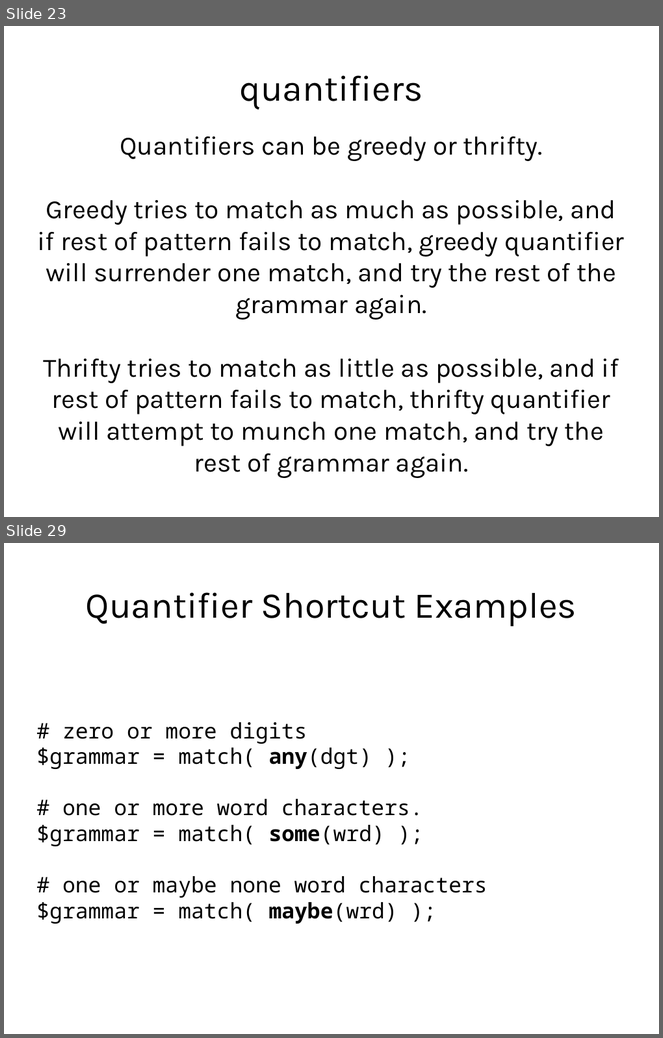
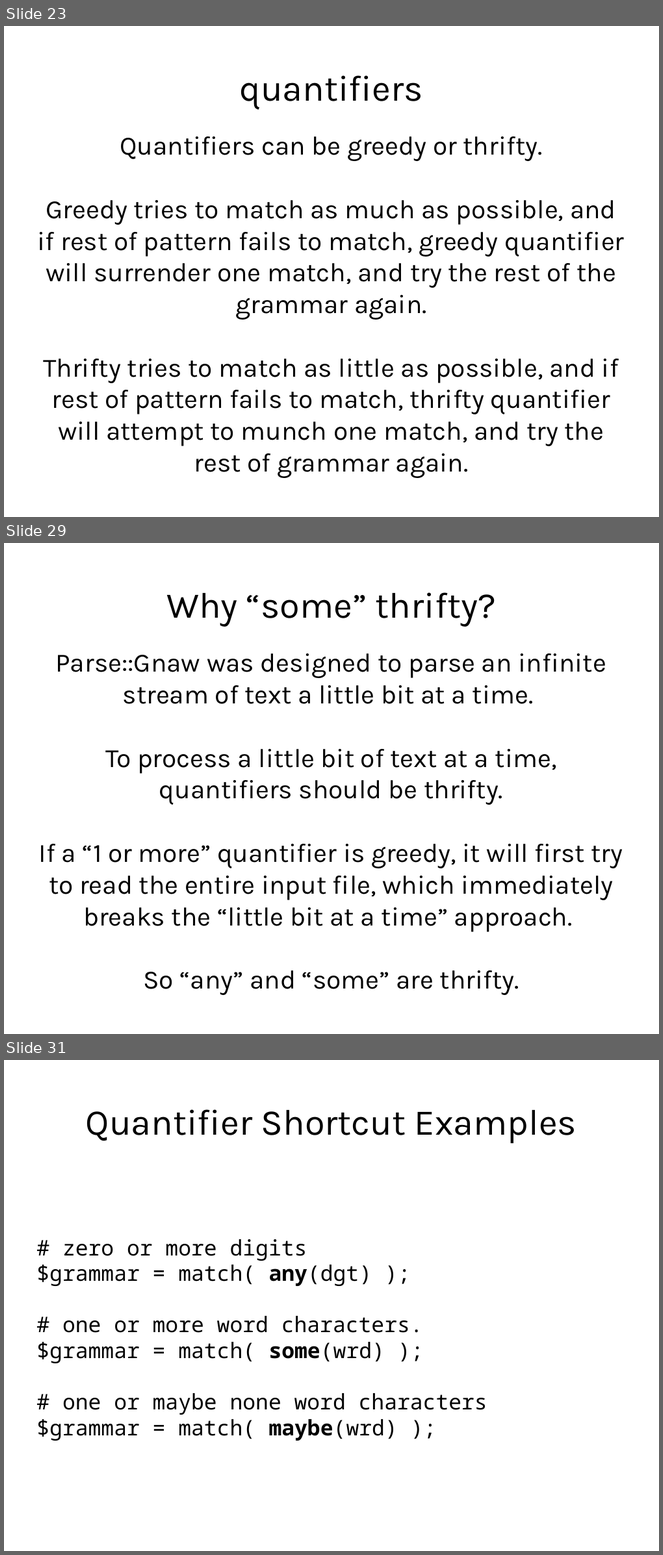
Before and after one commit to gitpan/Parse-Gnaw, a slide deck: slideshow/gnaw_slides.odp. Shown one above the other, each under a label of ours: slides 23 and 29 before the commit, slides 23, 29 and 31 after it; the slides between them are not shown. The pictures are 663x1038 and 663x1555 pixels, drawn with LibreOffice and Linux fonts; fonts in the diff are those of the drawing. Boxes give left, top, right and bottom in pixels: in the first picture for what was removed or moved away, otherwise in the second. Text is boxed around its words. In the diff, an @@ line names an element or a change of style, - is before the commit and + after.

Commit message:
Import of GSLONDON/Parse-Gnaw-0.51 from CPAN.
gitpan-cpan-distribution: Parse-Gnaw
gitpan-cpan-version:      0.51
gitpan-cpan-path:         GSLONDON/Parse-Gnaw-0.51.tar.gz
gitpan-cpan-author:       GSLONDON
gitpan-cpan-maturity:     released

```diff
--- a/slideshow/gnaw_slides.odp
+++ b/slideshow/gnaw_slides.odp
@@ slide 29 added at bbox=[4, 543, 659, 1034], background #FFFFFF @@
@@ title added at bbox=[166, 592, 496, 627], 44 pt, text #000000 @@
+Why “some” thrifty?
@@ subtitle added at bbox=[39, 653, 623, 995], 32 pt, text #000000 @@
+Parse::Gnaw was designed to parse an infinite stream of text a little bit at a time.
+To process a little bit of text at a time, quantifiers should be thrifty.
+If a “1 or more” quantifier is greedy, it will first try to read the entire input file, which immediately breaks the “little bit at a time” approach.
+So “any” and “some” are thrifty.
@@ what was slide 29 is now slide 31 @@
```
Also in this commit, not shown: 9 slides changed, 1 other slide added, 3 other files.
